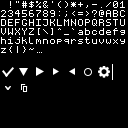
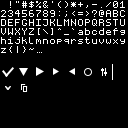
The second 128x128 image is a revision of the first. Changes to its layers:
added layer "Layer 4" above "Layer 1" over [101, 68, 110, 77]
painted on "Layer 1" over [98, 66, 110, 78]
